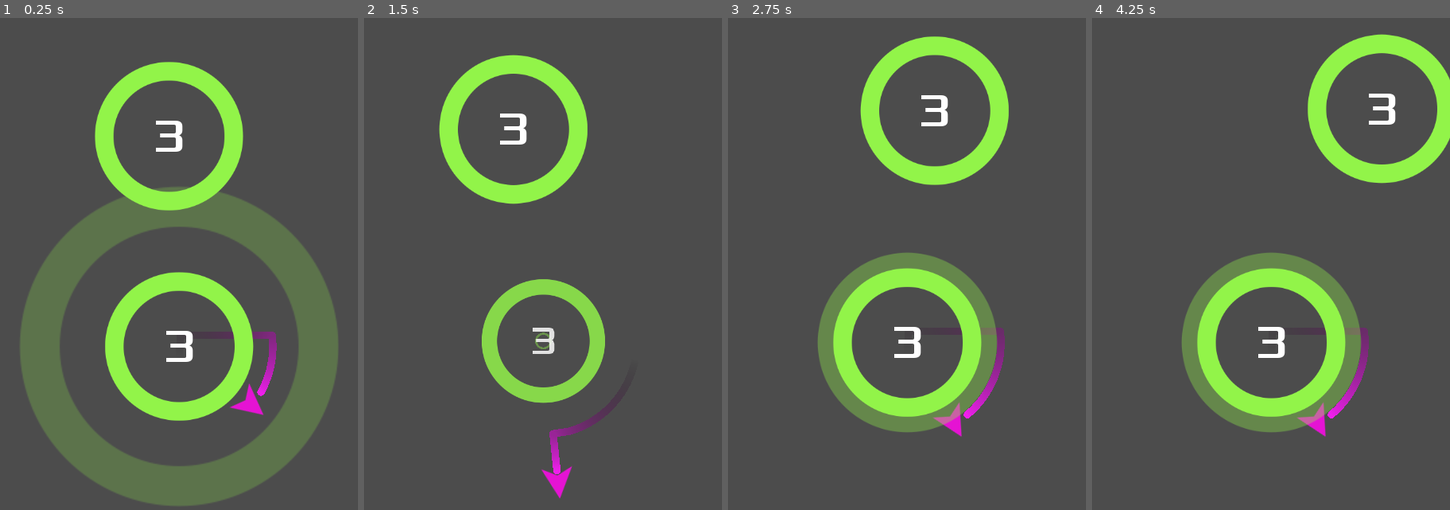
Above: before the commit, frames 1-4 (left to right).
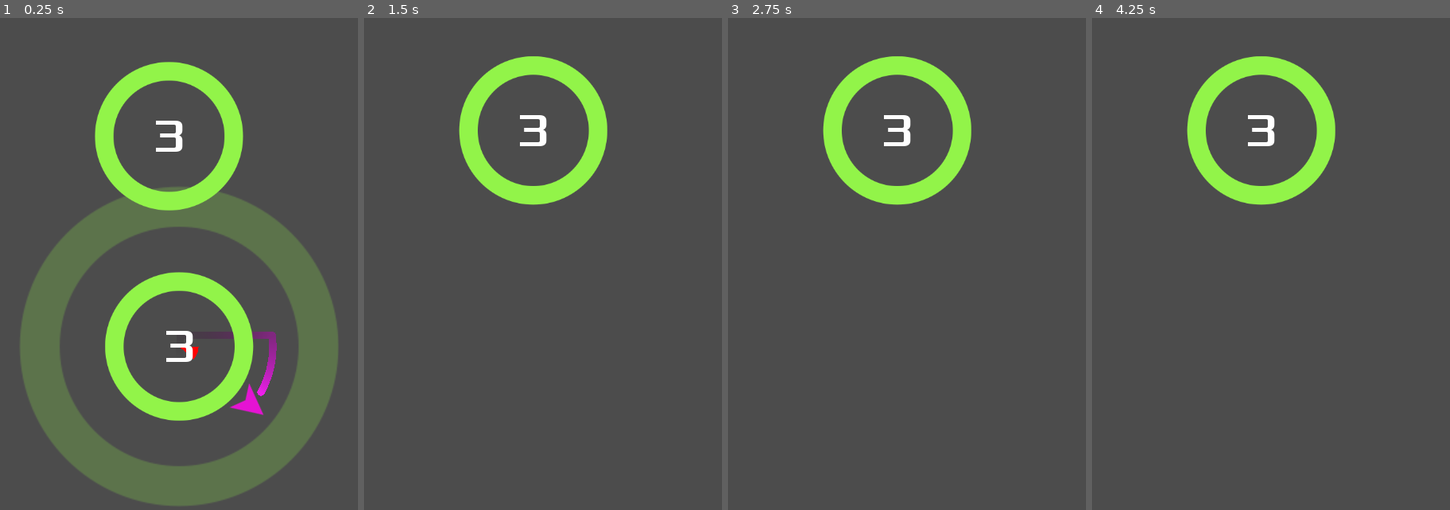
Above: after the commit, the same moments.

Repository: jagc/circleJump
Game: Godot game, scene res://objects/main.tscn
The game is run twice, just before and just after one commit, with the same random seed, the same clock (stepped at 60 frames per second) and the same inputs.
Inputs (mouse positions are in pixels of both pictures, inside the frame that each line leads up to):
- Up to frame 1 (0.25 s): no input
- Up to frame 2 (1.5 s): move the mouse to (621, 160) at 0.52 s; click (621, 160) at 0.67 s; move the mouse to (471, 224) at 1.27 s; click (471, 224) at 1.42 s
- Up to frame 3 (2.75 s): move the mouse to (942, 52) at 2.02 s; click (942, 52) at 2.17 s
- Up to frame 4 (4.25 s): move the mouse to (1253, 318) at 2.77 s; click (1253, 318) at 2.92 s; move the mouse to (1378, 288) at 3.52 s; click (1378, 288) at 3.67 s

The runs differ from the first frame. In frame 1, less than 0.1% of the frame differs, in the area x 50-56%, y 66-70%; in frame 2, 10%; in frame 3, 18%, in the area x 25-79%, y 3-86%; in frame 4, 18%.

Commit message:
- added a visual representation (a pie) of the countdown on limited circles - added a catch logic to not kill the player when it goes off screen while on a circle

Diff:
--- a/scripts/circle.gd
+++ b/scripts/circle.gd
@@ -49,6 +49,7 @@
 	$pivot.rotation += rotationSpeed * delta
 	if mode == MODES.LIMITED and jumper:
 		checkOrbits()
+	update()
 
 func checkOrbits():
 	if abs($pivot.rotation - orbitStart) > 2 * PI:
@@ -70,3 +71,19 @@
 	$AnimationPlayer.play("capture")
 	$pivot.rotation = (jumper.position - position).angle()
 	orbitStart = $pivot.rotation
+
+func _draw():
+	if jumper:
+		var r = ((radius - 50) / numOrbits) * (1 + numOrbits - currentOrbits)
+		draw_circle_arc_poly(Vector2.ZERO, r + 10, orbitStart + PI/2,
+							$pivot.rotation + PI/2, Color(1, 0, 0))
+func draw_circle_arc_poly(center, radius, angle_from, angle_to, color):
+    var nb_points = 32
+    var points_arc = PoolVector2Array()
+    points_arc.push_back(center)
+    var colors = PoolColorArray([color])
+
+    for i in range(nb_points + 1):
+        var angle_point = angle_from + i * (angle_to - angle_from) / nb_points - PI/2
+        points_arc.push_back(center + Vector2(cos(angle_point), sin(angle_point)) * radius)
+    draw_polygon(points_arc, colors)
--- a/scripts/jumper.gd
+++ b/scripts/jumper.gd
@@ -56,6 +56,8 @@
 	queue_free()
 
 func _on_VisibilityNotifier2D_viewport_exited(_viewport):
+	if !target:
+		die()
 	call_deferred("_reloadMainScene")
 
 func _reloadMainScene():
